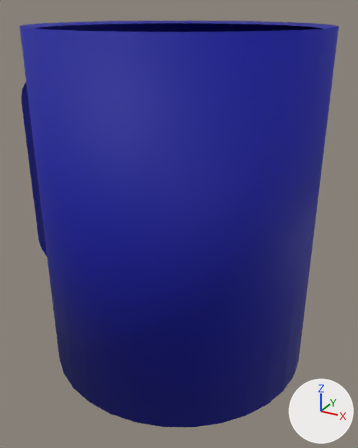
The FBX model common/VoxiconLib/Assets/Models/coffee.fbx as it was, and as the next commit left it.
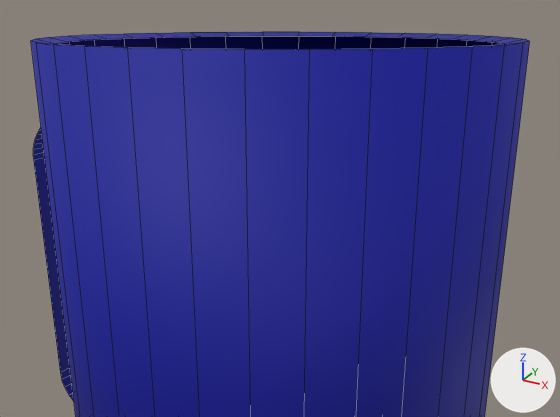
Old and new are each drawn whole from a 50 mm lens placed at (0.34, -0.62, 0.272), pointed at (-0.003, 0.003, -0.039) and again close up on the part from 0% to 100% of the width and 0% to 60% of the height. Lighting does not change. The marker at lower right points along +X, +Y and +Z. The close-ups show mesh edges as thin lines. Where no turn or scale is listed for an object, it has been applied to the vertices.

Objects in the first close-up: 'Mug', 'Mug (Handle)'.
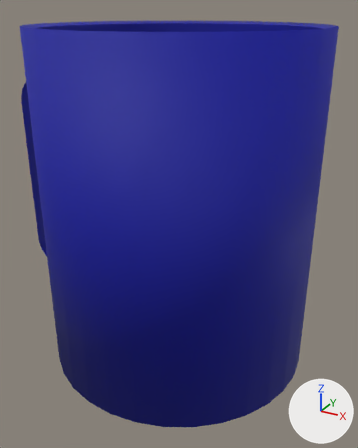
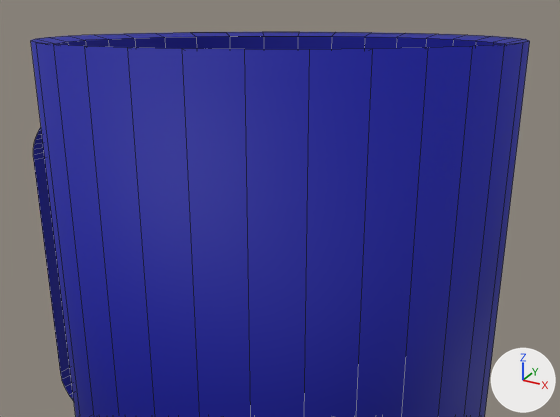
Where the newer file only moved an object's origin or applied its transform, the numbers keep the older frame.

The change, as a diff of the scene's bpy script:
```diff
--- a/common/VoxiconLib/Assets/Models/coffee.fbx.py
+++ b/common/VoxiconLib/Assets/Models/coffee.fbx.py
@@ ob_mug__interior @@
 ob_mug__interior.location = (-0.001, -0.001, 0.0)
-ob_mug__interior.hide_viewport = True
```

Pixel boxes [x1, y1, x2, y2] of what changed, in the close-ups (560 x 417 px):
'Mug (Interior)', shown (blue): after [57, 36, 505, 49]
